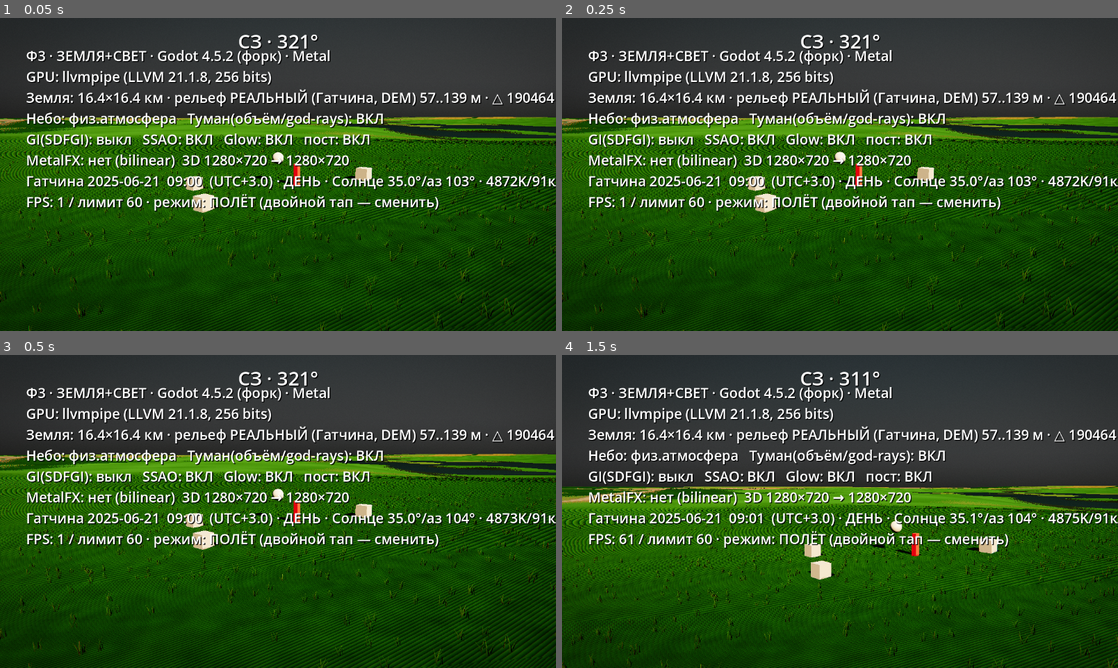
Above: before the commit, frames 1-4 (two rows, left to right).
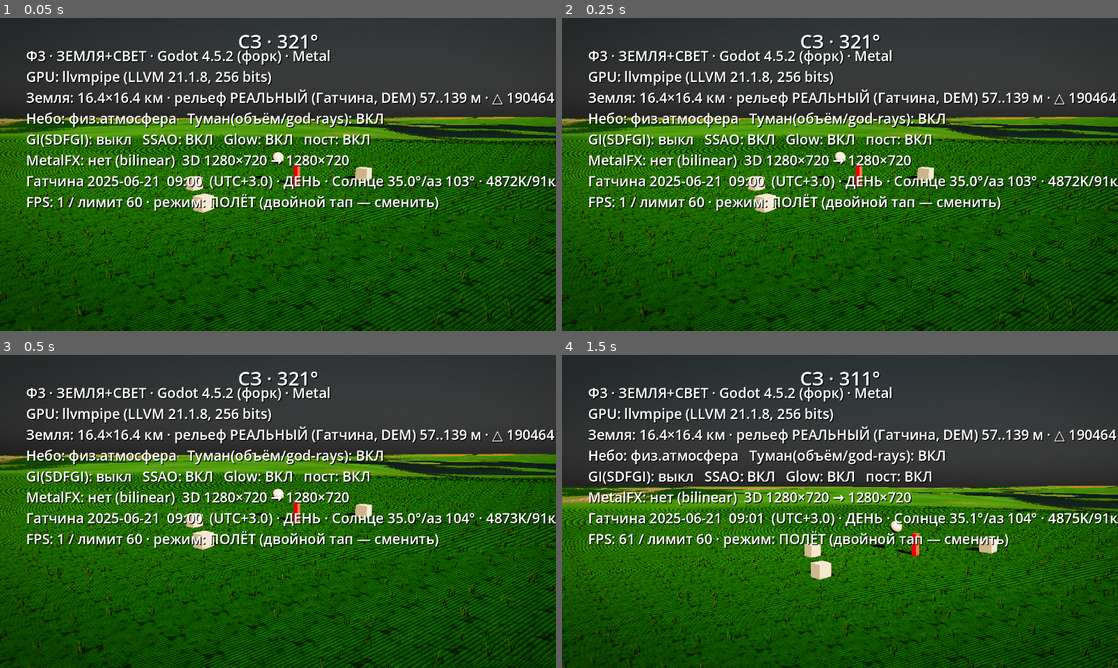
Above: after the commit, the same moments.

Repository: B760m670/mmorpg3dnew
Game: Godot game, scene res://scenes/light_stage.tscn
Same seed, same stepped clock (60 frames per second), same inputs: the game is played once before the commit and once after it.
Inputs (mouse positions are in pixels of both pictures, inside the frame that each line leads up to):
- Up to frame 1 (0.05 s): no input
- Up to frame 2 (0.25 s): no input
- Up to frame 3 (0.5 s): no input
- Up to frame 4 (1.5 s): move the mouse to (962, 495) at 0.52 s; click (962, 495) at 0.67 s; drag from (728, 527) to (812, 574) at 1.27 s

The runs differ from the first frame. In frame 1, 8.9% of the frame differs, in the area x 0-100%, y 32-100%; in frame 2, 8.9%; in frame 3, 8.9%; in frame 4, 7.3%.

Commit message:
PBR-материалы поверхности: синтез «скан без сканера» (аудит v3, п.1)
tools/make_materials.py — синтез бесшовных PBR-текстур по референсам эпохи
(библиотеки сканов недоступны): дернина с проплешинами, грунт с вдавленными
камешками, макадам (щебень ~3 см), булыжник (~15 см, швы, полированное
темя). Albedo нормирован к 0.5 по светимости и десатурирован — цвет кадра
несёт зона/класс, текстура несёт фактуру (RG-нормаль + roughness в A).
Земля: деталь вблизи (45..140 м) — дернина/грунт по зоне, склону, сырости;
микронормали из текстуры вместо процедурного шума. Дороги: покрытие по
классу (шоссе — макадам, улицы — грунт, пешеходные — булыжник) через UV2,
метраж поперёк — из ширины ленты. Числа: albedo 0.50, σh 0.10–0.28,
rough 0.62–0.87 (печатаются генератором).

Co-Authored-By: Claude Fable 5 <noreply@anthropic.com>
Claude-Session: https://claude.ai/code/session_011pJt8xA6v8KEwtPnSYGg9D

Diff:
--- a/game2/scripts/world/roads.gd
+++ b/game2/scripts/world/roads.gd
@@ -18,17 +18,20 @@
 var length_km := 0.0
 var tri_count := 0
 
-## [ширина м, цвет] по классу; 1894: шоссе — макадам (щебень), улицы — грунт
+## [ширина м, цвет, покрытие] по классу; 1894: шоссе — макадам (щебень),
+## улицы — грунт, пешеходные/парадные — булыжник. Покрытие: 0 грунт,
+## 1 макадам, 2 булыжник (текстуры tools/make_materials.py).
 func _class_spec(cls: String) -> Array:
 	match cls:
-		"trunk": return [10.0, Color(0.44, 0.40, 0.33)]
-		"primary": return [9.0, Color(0.42, 0.38, 0.31)]
-		"secondary": return [7.5, Color(0.40, 0.36, 0.29)]
-		"tertiary": return [6.5, Color(0.37, 0.32, 0.25)]
-		"residential", "living_street": return [5.5, Color(0.34, 0.29, 0.22)]
-		"pedestrian": return [2.5, Color(0.36, 0.33, 0.27)]
-		"standard_gauge": return [3.2, Color(0.24, 0.22, 0.20)]  # ж/д насыпь
-		_: return [5.0, Color(0.34, 0.29, 0.22)]
+		"trunk": return [10.0, Color(0.44, 0.40, 0.33), 1.0]
+		"primary": return [9.0, Color(0.42, 0.38, 0.31), 1.0]
+		"secondary": return [7.5, Color(0.40, 0.36, 0.29), 1.0]
+		"tertiary": return [6.5, Color(0.37, 0.32, 0.25), 0.0]
+		"residential": return [5.5, Color(0.34, 0.29, 0.22), 0.0]
+		"living_street": return [5.5, Color(0.38, 0.35, 0.30), 2.0]
+		"pedestrian": return [2.5, Color(0.38, 0.35, 0.30), 2.0]
+		"standard_gauge": return [3.2, Color(0.24, 0.22, 0.20), 1.0]  # ж/д насыпь
+		_: return [5.0, Color(0.34, 0.29, 0.22), 0.0]
 
 func build() -> void:
 	var f := FileAccess.open(ROADS_PATH, FileAccess.READ)
@@ -46,7 +49,8 @@
 		var spec := _class_spec(str(r.get("class", "unknown")))
 		var found := false
 		for line in r.get("lines", []):
-			var nb := _ribbon(st, line, float(spec[0]) * 0.5, spec[1], vbase)
+			var nb := _ribbon(st, line, float(spec[0]) * 0.5, spec[1],
+				float(spec[2]), vbase)
 			found = found or nb != vbase
 			vbase = nb
 		if found:
@@ -57,6 +61,11 @@
 	mat.shader = load("res://shaders/world/road.gdshader")
 	mat.set_shader_parameter("height_tex", terrain.height_texture)
 	mat.set_shader_parameter("dem_half", Terrain.DEM_HALF)
+	for pair in [["dirt_alb", "dirt_alb"], ["dirt_nr", "dirt_nr"],
+			["mac_alb", "macadam_alb"], ["mac_nr", "macadam_nr"],
+			["cob_alb", "cobble_alb"], ["cob_nr", "cobble_nr"]]:
+		mat.set_shader_parameter(pair[0],
+			load("res://assets/materials/%s.png" % pair[1]))
 	mi.material_override = mat
 	# лента ездит по высоте в шейдере — граница отсечения широкая, как у колец
 	mi.custom_aabb = AABB(Vector3(-Terrain.DEM_HALF, -200, -Terrain.DEM_HALF),
@@ -68,12 +77,13 @@
 
 ## лента вдоль ломаной: данные (x=восток, y=север) → движок (x, z=-север);
 ## сегменты за краем DEM рвут ленту, длинные звенья дробятся шагом STEP_M
-func _ribbon(st: SurfaceTool, line: Array, half: float, col: Color, base: int) -> int:
+func _ribbon(st: SurfaceTool, line: Array, half: float, col: Color,
+		mat_id: float, base: int) -> int:
 	var pts: PackedVector2Array = []
 	for k in range(line.size()):
 		var p := Vector2(float(line[k][0]), -float(line[k][1]))
 		if absf(p.x) > BOUND_M or absf(p.y) > BOUND_M:
-			base = _emit(st, pts, half, col, base)
+			base = _emit(st, pts, half, col, mat_id, base)
 			pts.clear()
 			continue
 		if pts.is_empty():
@@ -86,10 +96,10 @@
 		var n := int(ceil(d / STEP_M))
 		for s in range(1, n + 1):
 			pts.append(a.lerp(p, float(s) / float(n)))
-	return _emit(st, pts, half, col, base)
+	return _emit(st, pts, half, col, mat_id, base)
 
 func _emit(st: SurfaceTool, pts: PackedVector2Array, half: float,
-		col: Color, base: int) -> int:
+		col: Color, mat_id: float, base: int) -> int:
 	var n := pts.size()
 	if n < 2:
 		return base
@@ -109,6 +119,7 @@
 			st.set_normal(Vector3.UP)
 			st.set_color(col)
 			st.set_uv(Vector2(0.0 if side == perp else 1.0, s_along))
+			st.set_uv2(Vector2(mat_id, half * 2.0))   # покрытие + ширина, м
 			st.add_vertex(Vector3(pts[i].x + side.x, 0.0, pts[i].y + side.y))
 	for i in range(n - 1):
 		var a := base + i * 2
--- a/game2/scripts/world/terrain.gd
+++ b/game2/scripts/world/terrain.gd
@@ -248,6 +248,11 @@
 		m.set_shader_parameter("zone_tex", ImageTexture.create_from_image(img1))
 	m.set_shader_parameter("zone_size_m", world_size_m)
 	m.set_shader_parameter("wet_level", (abs_min + 6.0) - _h_ref if real_dem else -3.0)
+	# PBR-детали вблизи (синтез tools/make_materials.py)
+	m.set_shader_parameter("sod_alb", load("res://assets/materials/sod_alb.png"))
+	m.set_shader_parameter("sod_nr", load("res://assets/materials/sod_nr.png"))
+	m.set_shader_parameter("dirt_alb", load("res://assets/materials/dirt_alb.png"))
+	m.set_shader_parameter("dirt_nr", load("res://assets/materials/dirt_nr.png"))
 	return m
 
 # ------------------------------------------------------------------ физика
--- a/game2/shaders/world/road.gdshader
+++ b/game2/shaders/world/road.gdshader
@@ -9,7 +9,17 @@
 uniform sampler2D height_tex : filter_linear_mipmap, repeat_disable;
 uniform float dem_half = 8192.0;
 
+// покрытия (синтез tools/make_materials.py): 0 грунт, 1 макадам, 2 булыжник
+uniform sampler2D dirt_alb : filter_linear_mipmap, repeat_enable;
+uniform sampler2D dirt_nr : filter_linear_mipmap, repeat_enable;
+uniform sampler2D mac_alb : filter_linear_mipmap, repeat_enable;
+uniform sampler2D mac_nr : filter_linear_mipmap, repeat_enable;
+uniform sampler2D cob_alb : filter_linear_mipmap, repeat_enable;
+uniform sampler2D cob_nr : filter_linear_mipmap, repeat_enable;
+uniform float detail_tile_m = 2.0;
+
 varying vec2 v_uv;
+varying vec2 v_mat;    // x: id покрытия, y: ширина ленты, м
 
 void vertex() {
 	vec2 wxz = VERTEX.xz;
@@ -24,6 +34,7 @@
 	// сглаженный дальний рельеф (вблизи 10 см — стык с землёй плотный)
 	VERTEX.y = textureLod(height_tex, huv, lod).r + 0.10 + cell * 0.03;
 	v_uv = UV;
+	v_mat = UV2;
 }
 
 float hash12(vec2 p) {
@@ -39,11 +50,23 @@
 	float rut = exp(-pow((abs(x - 0.5) - 0.24) * 8.5, 2.0));
 	float edge = smoothstep(0.0, 0.12, min(x, 1.0 - x));
 	vec3 col = COLOR.rgb * (1.0 - 0.20 * rut) * mix(0.76, 1.0, edge);
+	// покрытие эпохи: метраж поперёк — из ширины ленты (UV2.y)
+	vec2 duv = vec2(x * v_mat.y, v_uv.y) / detail_tile_m;
+	vec3 da; vec4 dn;
+	if (v_mat.x > 1.5) { da = texture(cob_alb, duv).rgb; dn = texture(cob_nr, duv); }
+	else if (v_mat.x > 0.5) { da = texture(mac_alb, duv).rgb; dn = texture(mac_nr, duv); }
+	else { da = texture(dirt_alb, duv).rgb; dn = texture(dirt_nr, duv); }
+	col *= da * 2.0;
+	vec3 tn = vec3(dn.x * 2.0 - 1.0, 0.0, dn.y * 2.0 - 1.0);
+	// на дали фактура гаснет (мип уводит нормаль в вертикаль сам)
+	float detf = 1.0 - smoothstep(80.0, 300.0, length(VERTEX));
+	vec3 n = normalize(vec3(tn.x * 0.8 * detf, 1.0, tn.z * 0.8 * detf));
+	NORMAL = normalize((VIEW_MATRIX * vec4(n, 0.0)).xyz);
 	// зерно грунта (не даёт ленте выглядеть пластиком)
 	float g = hash12(floor(vec2(v_uv.y * 1.7, x * 7.0)) * 1.13);
-	col *= 0.93 + 0.12 * g;
+	col *= 0.96 + 0.07 * g;
 	ALBEDO = col;
-	ROUGHNESS = 1.0;
+	ROUGHNESS = dn.a;
 	METALLIC = 0.0;
 	SPECULAR = 0.0;
 }
--- a/game2/shaders/world/terrain.gdshader
+++ b/game2/shaders/world/terrain.gdshader
@@ -12,6 +12,15 @@
 uniform sampler2D zone_tex : filter_nearest, repeat_disable;
 uniform float zone_size_m = 12288.0;
 uniform float wet_level = -30.0;         // мировая высота сырых низин, м
+
+// PBR-детали вблизи (синтез tools/make_materials.py): дернина и грунт.
+// Цвет несёт зона (albedo нормирован к 0.5 и умножается), текстура несёт
+// фактуру: рельеф покрова (RG-нормаль) и шероховатость (A).
+uniform sampler2D sod_alb : filter_linear_mipmap, repeat_enable;
+uniform sampler2D sod_nr : filter_linear_mipmap, repeat_enable;
+uniform sampler2D dirt_alb : filter_linear_mipmap, repeat_enable;
+uniform sampler2D dirt_nr : filter_linear_mipmap, repeat_enable;
+uniform float detail_tile_m = 2.0;
 
 // клипмап: уровень кольца этого меша (0 — центр 2 м ... 6 — кольцо 128 м)
 instance uniform float clip_level = 0.0;
@@ -82,20 +91,6 @@
 	// солнцу лентами; прижимаем дальнюю нормаль к вертикали (рельеф дали — LOD)
 	gn = normalize(mix(gn, vec3(0.0, 1.0, 0.0), smoothstep(700.0, 2200.0, dist)));
 
-	// --- микронормали грунта вблизи (сантиметровая неровность) ---
-	float nearf = 1.0 - smoothstep(15.0, 90.0, dist);
-	vec3 n = gn;
-	if (nearf > 0.001) {
-		float me = 0.35;
-		float amp = 0.075 * nearf;
-		float mL = vnoise((v_wpos.xz + vec2(-me, 0.0)) * 2.1) + 0.5 * vnoise((v_wpos.xz + vec2(-me, 0.0)) * 7.3);
-		float mR = vnoise((v_wpos.xz + vec2(me, 0.0)) * 2.1) + 0.5 * vnoise((v_wpos.xz + vec2(me, 0.0)) * 7.3);
-		float mN = vnoise((v_wpos.xz + vec2(0.0, -me)) * 2.1) + 0.5 * vnoise((v_wpos.xz + vec2(0.0, -me)) * 7.3);
-		float mS = vnoise((v_wpos.xz + vec2(0.0, me)) * 2.1) + 0.5 * vnoise((v_wpos.xz + vec2(0.0, me)) * 7.3);
-		vec3 mn = normalize(vec3((mL - mR) * amp, 2.0 * me, (mN - mS) * amp));
-		n = normalize(vec3(gn.x + mn.x, gn.y * mn.y, gn.z + mn.z));
-	}
-
 	// --- зона (реальное землепользование), размытая граница ---
 	vec2 zuv = (v_wpos.xz + vec2(zone_size_m * 0.5)) / zone_size_m;
 	vec2 j = (vec2(hash12(v_wpos.xz * 0.37), hash12(v_wpos.xz * 0.53 + 7.0)) - 0.5)
@@ -103,17 +98,32 @@
 	int z = int(texture(zone_tex, clamp(zuv + j, 0.0, 1.0)).r * 255.0 + 0.5);
 	vec3 col = zone_tint(z);
 
-	// склоны — грунт; низины — сырость; пятнистость двух масштабов
+	// склоны — грунт; низины — сырость; крупная пятнистость
 	float slope = clamp((1.0 - gn.y) * 3.5, 0.0, 1.0);
 	col = mix(col, vec3(0.32, 0.25, 0.16), slope);
 	float wet = clamp((wet_level - hC) / 6.0, 0.0, 1.0);
 	col = mix(col, vec3(0.15, 0.18, 0.15), wet * 0.8);
 	float broad = vnoise(v_wpos.xz * 0.045);
-	float fine = vnoise(v_wpos.xz * 1.35);
-	col *= 1.0 - 0.16 * broad - 0.12 * fine * nearf;
+	col *= 1.0 - 0.16 * broad;
+
+	// --- PBR-деталь вблизи: дернина / грунт (склоны, город, дорога) ---
+	float detf = 1.0 - smoothstep(45.0, 140.0, dist);
+	vec3 n = gn;
+	float rough = 1.0;
+	if (detf > 0.001) {
+		vec2 duv = v_wpos.xz / detail_tile_m;
+		float dirt_w = clamp(slope * 1.4 + ((z == 4 || z == 8) ? 0.85 : 0.0)
+			+ wet * 0.4, 0.0, 1.0);
+		vec3 da = mix(texture(sod_alb, duv).rgb, texture(dirt_alb, duv).rgb, dirt_w);
+		vec4 dn = mix(texture(sod_nr, duv), texture(dirt_nr, duv), dirt_w);
+		col *= mix(vec3(1.0), da * 2.0, detf * 0.85);
+		vec3 tn = vec3(dn.x * 2.0 - 1.0, 0.0, dn.y * 2.0 - 1.0);
+		n = normalize(vec3(gn.x + tn.x * 0.9 * detf, gn.y, gn.z + tn.z * 0.9 * detf));
+		rough = mix(1.0, dn.a, detf);
+	}
 
 	ALBEDO = col;
-	ROUGHNESS = 1.0;
+	ROUGHNESS = rough;
 	METALLIC = 0.0;
 	SPECULAR = 0.0;
 	NORMAL = normalize((VIEW_MATRIX * vec4(n, 0.0)).xyz);
Binary file added: game2/assets/materials/cobble_alb.png
Binary file added: game2/assets/materials/cobble_nr.png
Binary file added: game2/assets/materials/dirt_alb.png
Binary file added: game2/assets/materials/dirt_nr.png
Binary file added: game2/assets/materials/macadam_alb.png
Binary file added: game2/assets/materials/macadam_nr.png
Binary file added: game2/assets/materials/sod_alb.png
Binary file added: game2/assets/materials/sod_nr.png
Not shown, added: tools/make_materials.py
